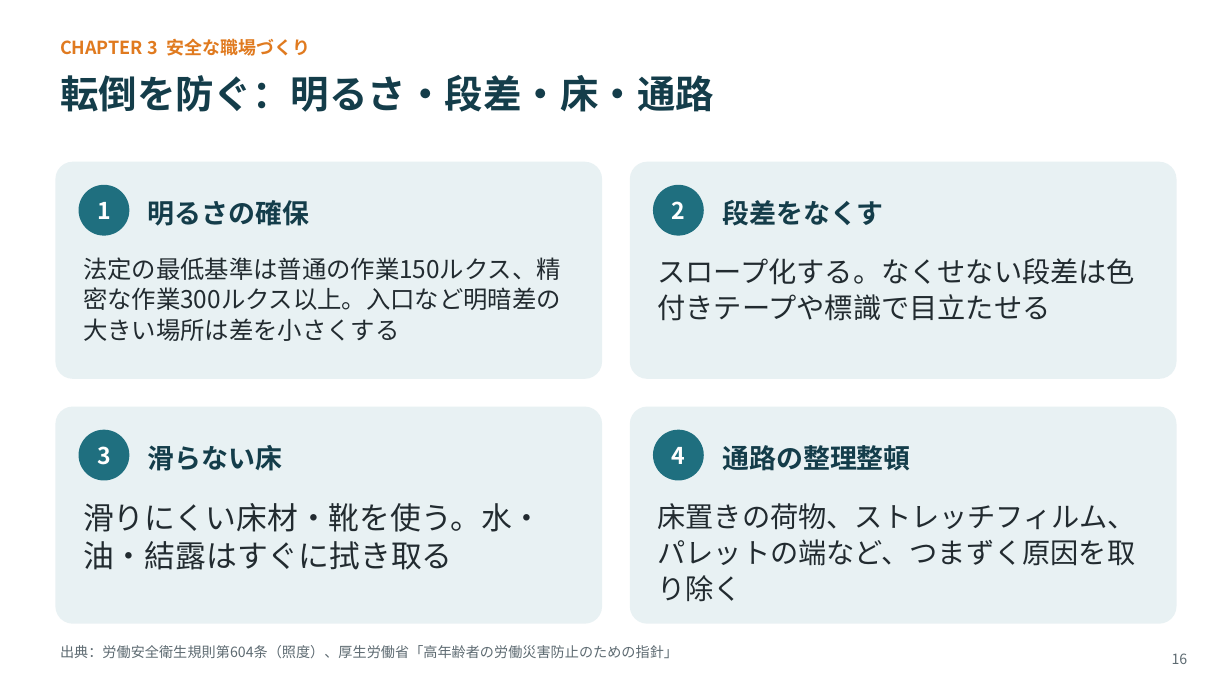
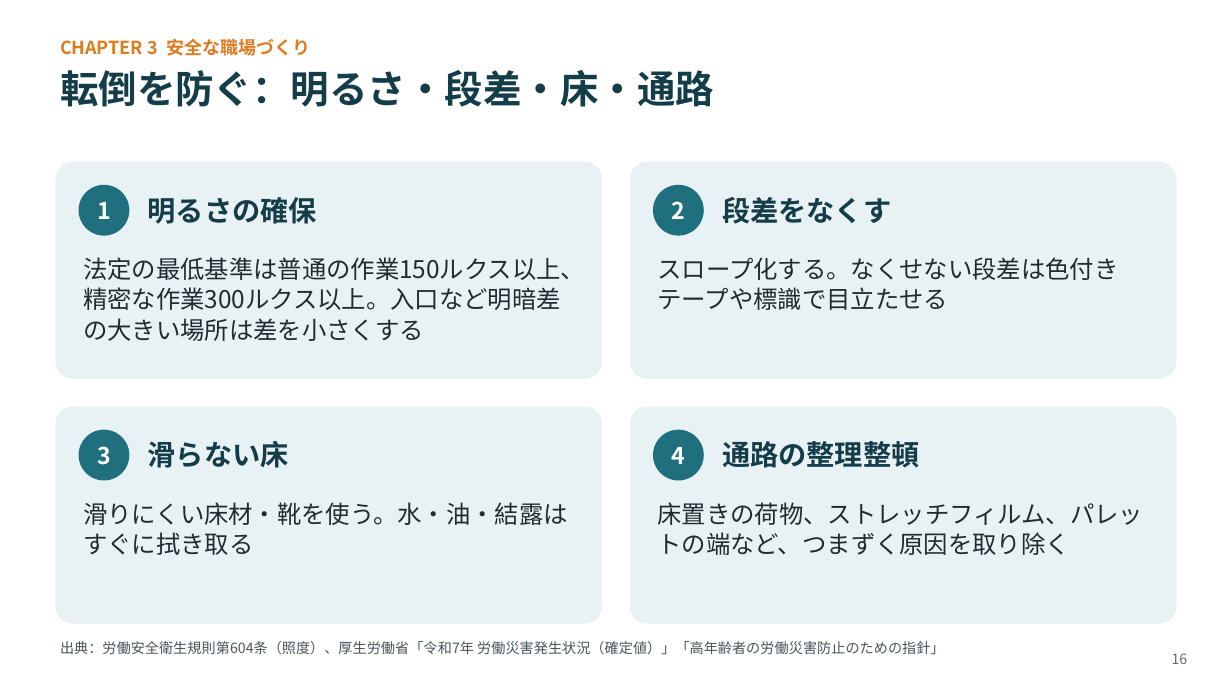
Before and after one commit to lastradezanpano/Udemy, a slide deck: slide 16 of 高齢者雇用研修/物流現場の高齢者雇用_研修スライド_v1.0.pptx. Drawn at 1232x693 pixels with LibreOffice and Linux fonts; fonts in the diff are those of the drawing. Boxes give left, top, right and bottom in pixels: in the first picture for what was removed or moved away, otherwise in the second. Text is boxed around its words. In the diff, an @@ line names an element or a change of style, - is before the commit and + after.

```diff
--- a/高齢者雇用研修/物流現場の高齢者雇用_研修スライド_v1.0.pptx
+++ b/高齢者雇用研修/物流現場の高齢者雇用_研修スライド_v1.0.pptx
@@ text "転倒を防ぐ：明るさ・段差・床・通路" at [60,70,714,107]: line spacing 38pt to 34pt @@
@@ text at [83,257,585,341]: text changed @@
-法定の最低基準は普通の作業150ルクス、精密な作業300ルクス以上。入口など明暗差の大きい場所は差を小さくする
+法定の最低基準は普通の作業150ルクス以上、精密な作業300ルクス以上。入口など明暗差の大きい場所は差を小さくする
@@ text "スロープ化する。なくせない段差は色付きテープや標識で目立たせる" at [658,257,1119,310]: size 22 to 19 pt; line spacing 28pt to 24pt @@
@@ size 21 to 22 pt; line spacing 26pt to 25pt in 4 elements at [148,197,317,224], [722,197,891,224], [148,441,289,468], [722,441,919,468] @@
@@ text "滑りにくい床材・靴を使う。水・油・結露はすぐに拭き取る" at [83,502,568,555]: size 24 to 19 pt; line spacing 30pt to 24pt @@
@@ text "床置きの荷物、ストレッチフィルム、パレットの端など、つまずく原因を取り除く" at [658,502,1144,555]: size 22 to 19 pt; line spacing 28pt to 24pt @@
@@ text at [60,641,944,654]: text changed; text colour #5E6B72 to #48555C @@
-出典：労働安全衛生規則第604条（照度）、厚生労働省「高年齢者の労働災害防止のための指針」
+出典：労働安全衛生規則第604条（照度）、厚生労働省「令和7年 労働災害発生状況（確定値）」「高年齢者の労働災害防止のための指針」
```
Also in this commit, not shown: 37 other slides changed, 3 other files.
